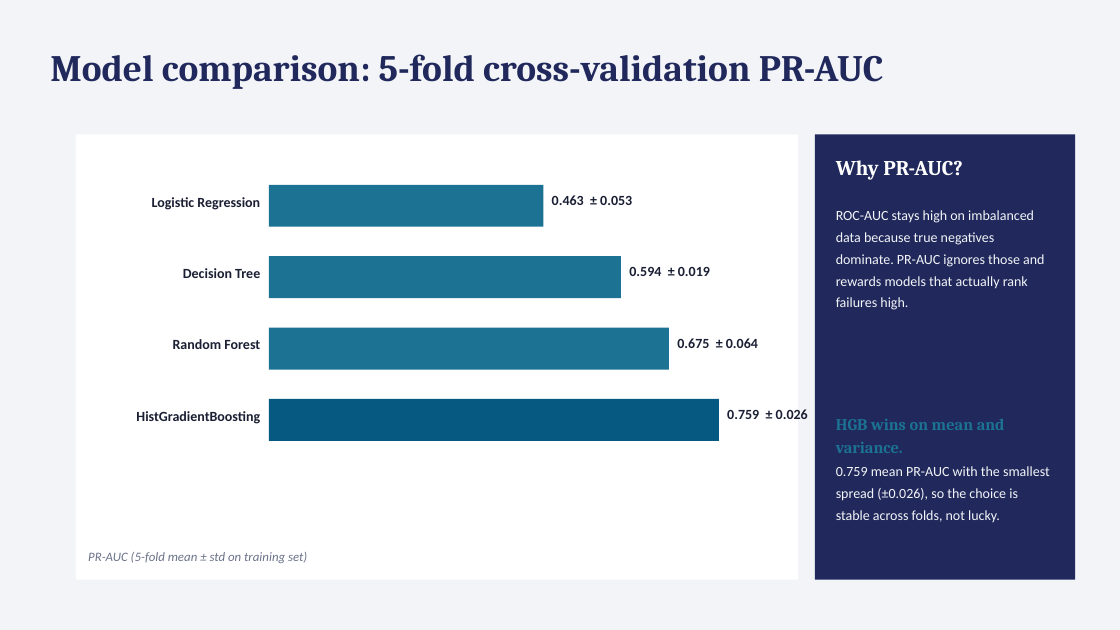
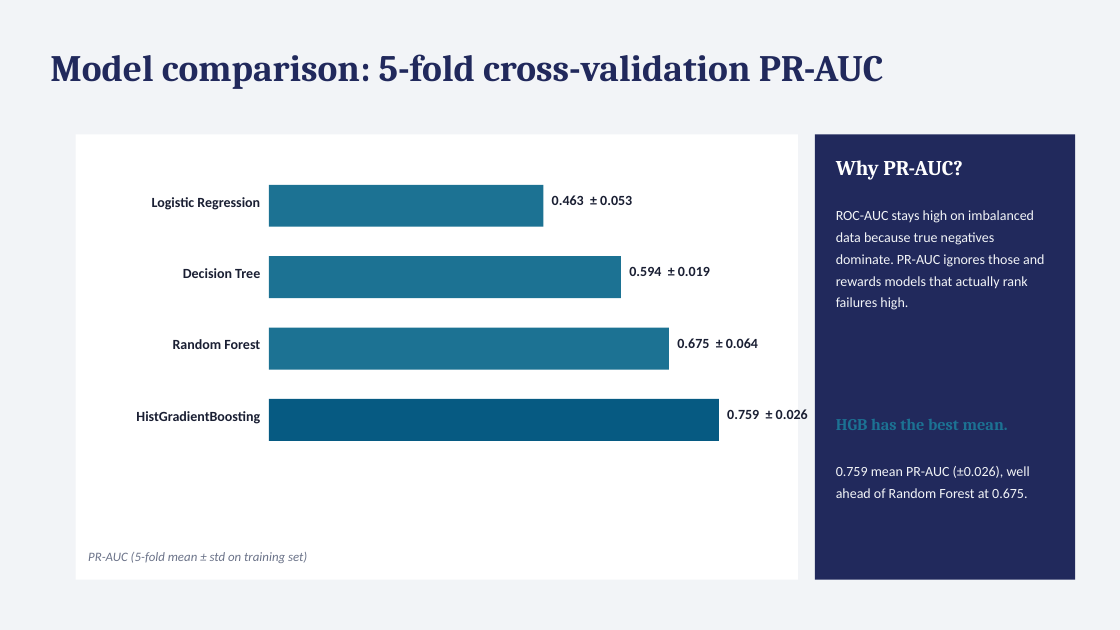
Before and after one commit to drewmenning/Learning-Journey, a slide deck: slide 4 of presentation/AAI201 Capstone Predictive Maintenance Drew Menning.pptx. Drawn at 1120x630 pixels with LibreOffice and Linux fonts; fonts in the diff are those of the drawing. Boxes give left, top, right and bottom in pixels: in the first picture for what was removed or moved away, otherwise in the second. Text is boxed around its words. In the diff, an @@ line names an element or a change of style, - is before the commit and + after.

```diff
--- a/presentation/AAI201 Capstone Predictive Maintenance Drew Menning.pptx
+++ b/presentation/AAI201 Capstone Predictive Maintenance Drew Menning.pptx
@@ text at bbox=[836, 419, 1008, 430]: text changed @@
-HGB wins on mean and variance.
+HGB has the best mean.
@@ text at bbox=[836, 466, 1030, 498]: text changed @@
-0.759 mean PR-AUC with the smallest spread (±0.026), so the choice is stable across folds, not lucky.
+0.759 mean PR-AUC (±0.026), well ahead of Random Forest at 0.675.
```
Also in this commit, not shown: 2 other slides changed, 5 other files.
